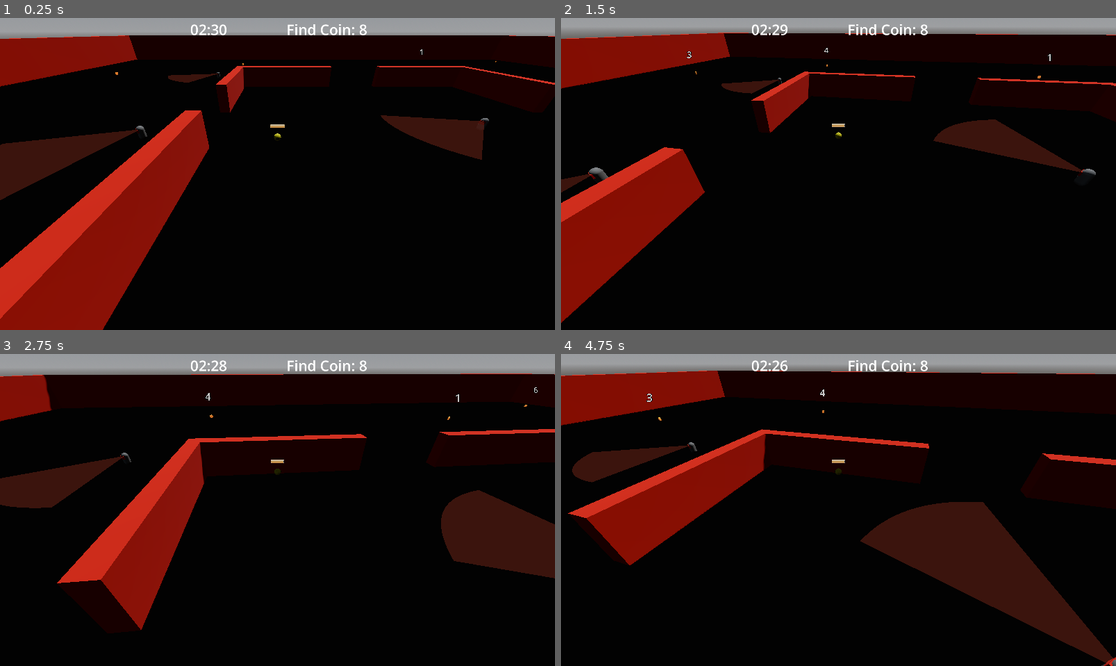
Above: before the commit, frames 1-4 (two rows, left to right).
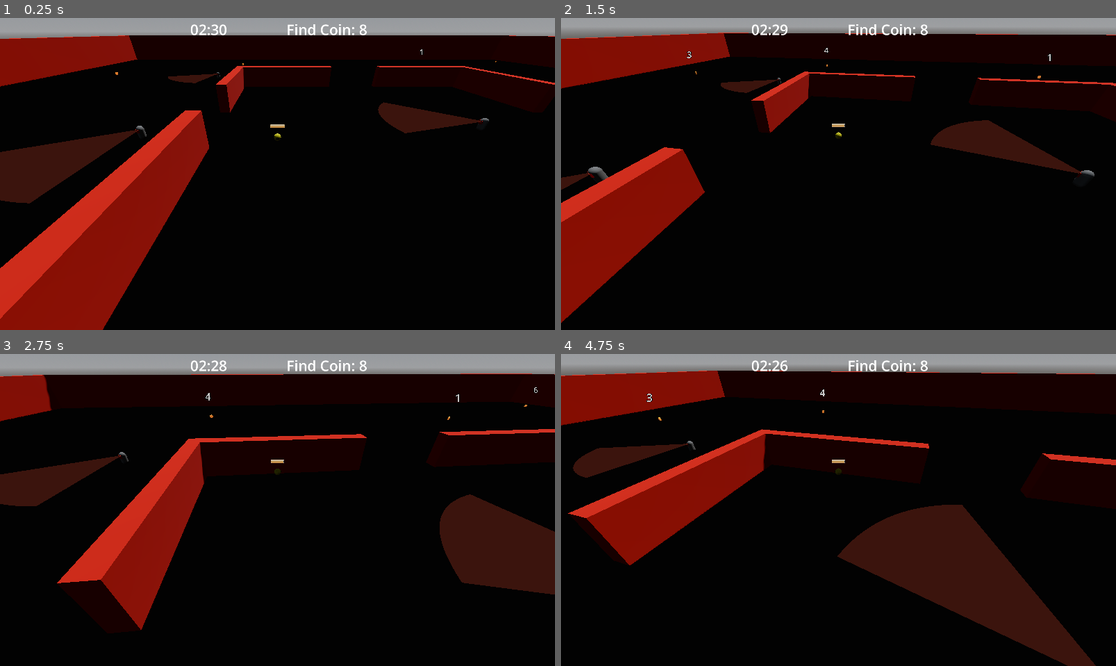
Above: after the commit, the same moments.

Repository: cliff-lilly-jean/pacman-stealth-game
Game: Godot game, scene res://entities/world/world.tscn
Same seed, same stepped clock (60 frames per second), same inputs: the game is played once before the commit and once after it.
Inputs (mouse positions are in pixels of both pictures, inside the frame that each line leads up to):
- Up to frame 1 (0.25 s): no input
- Up to frame 2 (1.5 s): move the mouse to (866, 174) at 0.52 s; hold Shift (dash) 0.53-1.28 s; hold W (move_forward) from 0.53 s (still down); move the mouse to (810, 174) at 1.27 s; tap Ctrl (sprint) at 1.35 s
- Up to frame 3 (2.75 s): keep holding W (move_forward); move the mouse to (288, 503) at 2.02 s; hold Shift (dash) from 2.03 s (still down)
- Up to frame 4 (4.75 s): keep holding W (move_forward); move the mouse to (832, 516) at 2.77 s; release Shift (dash) at 2.78 s; tap Ctrl (sprint) at 2.85, 4.35 s; move the mouse to (877, 513) at 3.52 s; hold Shift (dash) 3.53-4.28 s; move the mouse to (794, 506) at 4.27 s

The runs differ from the first frame. In frame 1, 2.4% of the frame differs, in the area x 0-88%, y 17-60%; in frame 2, 0.6%; in frame 3, 2.1%; in frame 4, 6.1%, in the area x 2-100%, y 27-100%.

Commit message:
Add GhostStats resource; refactor Ghost to use it
Introduce a GhostStats Resource (ghost_stats.gd) and a base resource file (base_ghost_stats.tres). Ghost.gd now exports a stats resource and uses stats.* fields for speed, patrol distances and look rotation. Patrol AI (patrol_ai.gd) updated to use stats.speed. ghost.tscn now references the base stats resource and world.tscn had per-instance stat overrides removed. Centralizes ghost parameters for easier tuning and reuse.

Diff:
--- a/entities/characters/enemies/ghosts/ghost.gd
+++ b/entities/characters/enemies/ghosts/ghost.gd
@@ -1,10 +1,6 @@
 class_name Ghost extends Enemy
 
-@export var speed: float = 3.0
-@export var patrol_distance_length: float = 40.0
-@export var patrol_distance_modifier: float = 6.0 # Used to make sure the patrol routes arent too short
-@export var look_rotation_speed: float = 6.0
-
+@export var stats: GhostStats
 
 @onready var body: MeshInstance3D = $Body
 @onready var detection_area: DetectionArea = $DetectionArea
@@ -25,8 +21,9 @@
 
 func set_navigation_route() -> void:
 	start_patrol_locaton = global_position
-	end_patrol_location = Vector3(randf_range(start_patrol_locaton.x - patrol_distance_length, start_patrol_locaton.x + patrol_distance_length), global_position.y, randf_range((start_patrol_locaton.z - patrol_distance_modifier) - patrol_distance_length, (start_patrol_locaton.z + patrol_distance_modifier) + patrol_distance_length))
+	end_patrol_location = Vector3(randf_range((start_patrol_locaton.x - stats.patrol_distance_modifier) - stats.patrol_distance_length, (start_patrol_locaton.x + stats.patrol_distance_modifier) + stats.patrol_distance_length), global_position.y, randf_range((start_patrol_locaton.z - stats.patrol_distance_modifier) - stats.patrol_distance_length, (start_patrol_locaton.z + stats.patrol_distance_modifier) + stats.patrol_distance_length))
 
+	# Make the end patrol position the initial target position
 	nav_agent.target_position = end_patrol_location
 
 
@@ -37,5 +34,5 @@
 			next_position.x - global_position.x,
 			next_position.z - global_position.z
 		),
-		look_rotation_speed * delta
+		stats.look_rotation_speed * delta
 	)
--- a/entities/characters/enemies/ghosts/ghost.tscn
+++ b/entities/characters/enemies/ghosts/ghost.tscn
@@ -1,6 +1,7 @@
 [gd_scene format=3 uid="uid://cqe6kbo1ud1hp"]
 
 [ext_resource type="Script" uid="uid://ddj43j3utgjcm" path="res://entities/characters/enemies/ghosts/ghost.gd" id="1_e0x04"]
+[ext_resource type="Resource" uid="uid://c7rk1qxdmogwn" path="res://entities/characters/enemies/ghosts/resources/base_ghost_stats.tres" id="2_0sxnr"]
 [ext_resource type="PackedScene" uid="uid://doaiuijn0ntwa" path="res://components/detection_area/detection_area.tscn" id="2_723dw"]
 [ext_resource type="Script" uid="uid://qxf0qcbgu22s" path="res://globals/state_machine/state_machine.gd" id="3_1oodk"]
 [ext_resource type="Script" uid="uid://wwm7s2pt4426" path="res://entities/characters/enemies/ghosts/states/patrol_ai.gd" id="4_obe3h"]
@@ -22,6 +23,7 @@
 collision_layer = 32
 collision_mask = 31
 script = ExtResource("1_e0x04")
+stats = ExtResource("2_0sxnr")
 nav_agent = NodePath("NavigationAgent3D")
 
 [node name="NavigationAgent3D" type="NavigationAgent3D" parent="." unique_id=1047362907]
--- /dev/null
+++ b/entities/characters/enemies/ghosts/resources/base_ghost_stats.tres
@@ -0,0 +1,11 @@
+[gd_resource type="Resource" script_class="GhostStats" format=3 uid="uid://c7rk1qxdmogwn"]
+
+[ext_resource type="Script" uid="uid://prky7wfkobsk" path="res://entities/characters/enemies/ghosts/resources/ghost_stats.gd" id="1_61xn4"]
+
+[resource]
+script = ExtResource("1_61xn4")
+speed = 3.0
+patrol_distance_length = 40.0
+patrol_distance_modifier = 6.0
+look_rotation_speed = 6.0
+metadata/_custom_type_script = "uid://prky7wfkobsk"
--- /dev/null
+++ b/entities/characters/enemies/ghosts/resources/ghost_stats.gd
@@ -0,0 +1,7 @@
+extends Resource
+class_name GhostStats
+
+@export var speed: float
+@export var patrol_distance_length: float
+@export var patrol_distance_modifier: float # Used to make sure the patrol routes arent too short
+@export var look_rotation_speed: float
--- a/entities/characters/enemies/ghosts/states/patrol_ai.gd
+++ b/entities/characters/enemies/ghosts/states/patrol_ai.gd
@@ -10,7 +10,7 @@
 	enemy.next_position = enemy.nav_agent.get_next_path_position()
 
 	var direction: Vector3 = enemy.global_position.direction_to(enemy.next_position)
-	enemy.velocity = direction * enemy.speed
+	enemy.velocity = direction * enemy.stats.speed
 
 	if enemy.nav_agent.is_navigation_finished():
 		## Determine if the ghost has finished the patrol to the edn point, if so change the route to the starting point  and travel to that
--- a/entities/world/world.tscn
+++ b/entities/world/world.tscn
@@ -97,38 +97,24 @@
 
 [node name="Ghost" parent="Ghosts" unique_id=2008997342 instance=ExtResource("10_e7bg0")]
 transform = Transform3D(1, 0, 0, 0, 1, 0, 0, 0, 1, 12, 0.99999994, 2)
-patrol_distance_length = 30.0
-look_rotation_speed = 3.0
 
 [node name="Ghost2" parent="Ghosts" unique_id=1383249437 instance=ExtResource("10_e7bg0")]
 transform = Transform3D(1, 0, 0, 0, 1, 0, 0, 0, 1, -9, 0.99999994, 44)
-patrol_distance_length = 30.0
-look_rotation_speed = 3.0
 
 [node name="Ghost3" parent="Ghosts" unique_id=1493906947 instance=ExtResource("10_e7bg0")]
 transform = Transform3D(-4.371139e-08, 0, -1, 0, 1, 0, 1, 0, -4.371139e-08, 37, 2, 44)
-patrol_distance_length = 30.0
-look_rotation_speed = 3.0
 
 [node name="Ghost4" parent="Ghosts" unique_id=1061240303 instance=ExtResource("10_e7bg0")]
 transform = Transform3D(-1, 0, 8.742278e-08, 0, 1, 0, -8.742278e-08, 0, -1, 32, 0.99999994, -20)
 
 [node name="Ghost5" parent="Ghosts" unique_id=1476873466 instance=ExtResource("10_e7bg0")]
 transform = Transform3D(-4.371139e-08, 0, -1, 0, 1, 0, 1, 0, -4.371139e-08, 32, 0.99999994, 20)
-patrol_distance_length = 30.0
-look_rotation_speed = 3.0
 
 [node name="Ghost6" parent="Ghosts" unique_id=162826906 instance=ExtResource("10_e7bg0")]
 transform = Transform3D(1, 0, 0, 0, 1, 0, 0, 0, 1, 42, 0.99999994, -42)
-patrol_distance_length = 30.0
-look_rotation_speed = 3.0
 
 [node name="Ghost7" parent="Ghosts" unique_id=2064379119 instance=ExtResource("10_e7bg0")]
 transform = Transform3D(0.25881907, 0, -0.9659258, 0, 1, 0, 0.9659258, 0, 0.25881907, -39, 0.99999994, -42)
-patrol_distance_length = 30.0
-look_rotation_speed = 3.0
 
 [node name="Ghost8" parent="Ghosts" unique_id=1750336853 instance=ExtResource("10_e7bg0")]
 transform = Transform3D(0.25881907, 0, -0.9659258, 0, 1, 0, 0.9659258, 0, 0.25881907, -39, 0.99999994, 4)
-patrol_distance_length = 30.0
-look_rotation_speed = 3.0
Not shown, added: entities/characters/enemies/ghosts/resources/ghost_stats.gd.uid
